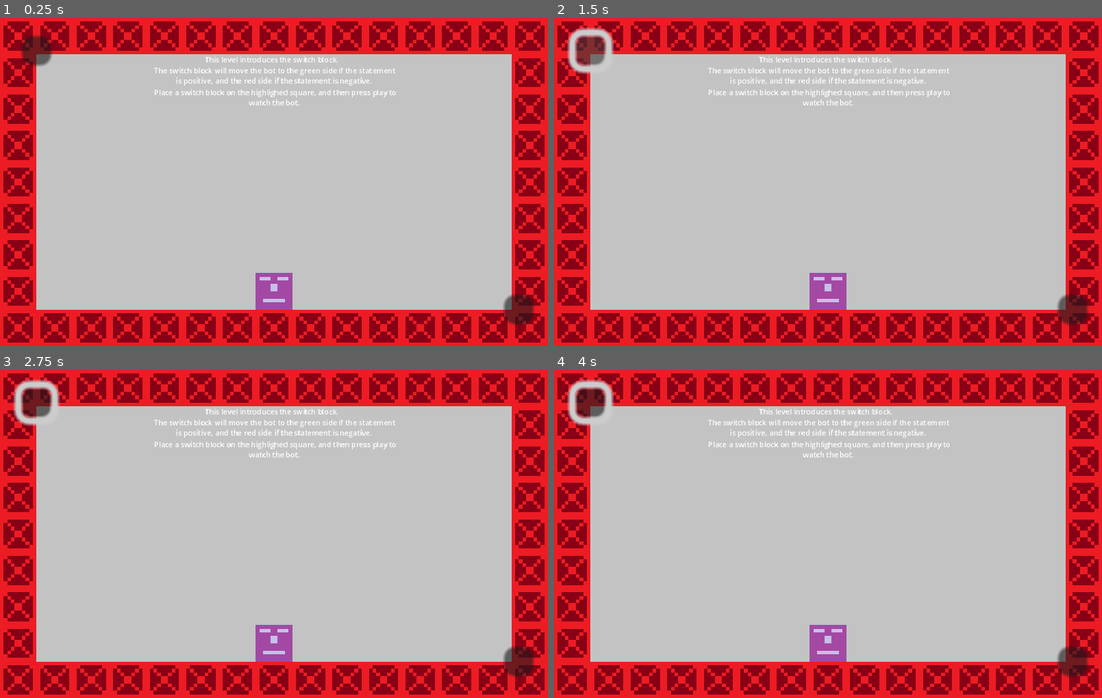
Above: before the commit, frames 1-4 (two rows, left to right).
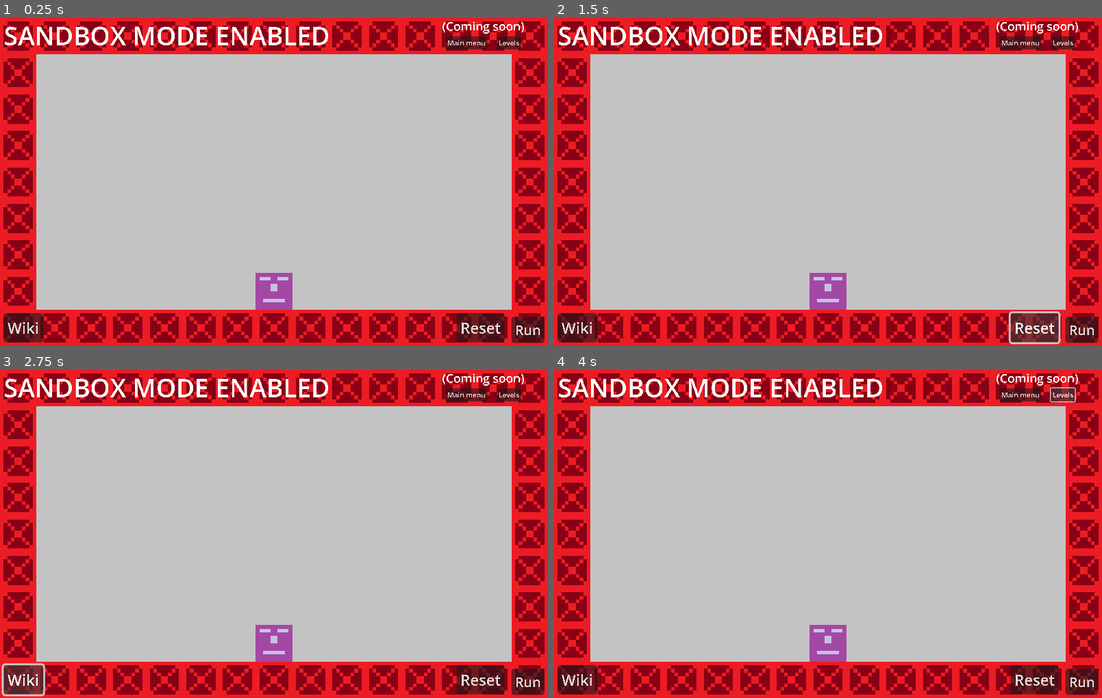
Above: after the commit, the same moments.

Repository: JamesButBetter/Code-Levelling-Games
Game: Godot game, scene res://main.tscn
Two runs of this game, one before a commit and one after it. Both use one fixed random seed, a clock stepped at 60 frames per second and the inputs below.
Inputs (mouse positions are in pixels of both pictures, inside the frame that each line leads up to; where the layout moved, square brackets give the same spot in the first picture):
- Up to frame 1 (0.25 s): no input
- Up to frame 2 (1.5 s): click (1080, 329) [1074, 309] at 0.5 s; click (1036, 326) [592, 50] at 1.25 s
- Up to frame 3 (2.75 s): click (21, 678) at 2 s, where only the run after the commit has a clickable "Wiki"
- Up to frame 4 (4 s): click (1019, 396) at 2.75 s, where only the run after the commit has a clickable "Main menu"; click (1063, 396) at 3.5 s, where only the run after the commit has a clickable "Levels"

The runs differ from the first frame. In frame 1, 5.6% of the frame differs, in the area x 0-100%, y 1-100%; in frame 2, 6.1%; in frame 3, 6.1%; in frame 4, 6.0%.

Commit message:
Stable build one
- Completely revamped movement logic
- Correct block overflow + replacedDirection()
TODO; Multiple robots; Block automated count-up

Diff:
--- a/instruction_text.gd
+++ b/instruction_text.gd
@@ -5,19 +5,7 @@
 @export var min_font_size: int = 1    # Minimum font size (can be very small)
 
 func _ready():
-	# Enable BBCode for text formatting
-	bbcode_enabled = true
-
-	# Set the text with BBCode for centering
-	text = "[center]This level introduces the switch block.
-	The switch block will move the bot to the green side if the statement is positive, and the red side if the statement is negative.
-	Place a switch block on the highlighed square, and then press play to watch the bot.[/center]"
-
-	# Enable autowrap to ensure text stays within bounds
-	autowrap_mode = TextServer.AUTOWRAP_WORD_SMART
-
-	# Call the function to scale the text to fit
-	scale_text_to_fit()
+	pass
 
 func scale_text_to_fit():
 	# Start with the maximum font size
@@ -44,5 +32,4 @@
 
 # Optional: Call this function if the label's size changes
 func _notification(what):
-	if what == NOTIFICATION_RESIZED:
-		scale_text_to_fit()
+	pass
--- a/main.tscn
+++ b/main.tscn
@@ -145,34 +145,23 @@
 	return (replacementTest < levelTilesPoint or replacementTest in levelAllowedBlocks)
 
 func updatePosition(dir) -> void:
-
+	change_tile(pos, replacedTile)
+	set_rotation_at_coords(pos, tempReplacedTileOrientation)
+	print(\"Set totation at cords\", pos, tempReplacedTileOrientation)
 	match dir:
+
 		0: # Up
-			change_tile(pos, replacedTile)
-			set_rotation_at_coords(pos, tempReplacedTileOrientation)
-			print(\"Set totation at cords\", pos, tempReplacedTileOrientation)
 			pos.y -= 1
-			replacedTile = get_tile_id_at(pos)
-			tempReplacedTileOrientation = get_rotation_at_coords(pos)
-			change_tile(pos,6)
 		1: # Right
-			change_tile(pos, replacedTile)
-			set_rotation_at_coords(pos, replacedTileOrientation)
 			pos.x += 1
-			replacedTile = get_tile_id_at(pos)#; replacedTileOrientation = get_rotation_at_coords(pos)
-			change_tile(pos,6)
 		2: # Down
-			change_tile(pos, replacedTile)
-			set_rotation_at_coords(pos, replacedTileOrientation)
 			pos.y += 1
-			replacedTile = get_tile_id_at(pos)#; replacedTileOrientation = get_rotation_at_coords(pos)
-			change_tile(pos,6)
 		3: # Left
-			change_tile(pos, replacedTile)
-			set_rotation_at_coords(pos, replacedTileOrientation)
 			pos.x -= 1
-			replacedTile = get_tile_id_at(pos)#; replacedTileOrientation = get_rotation_at_coords(pos)
-			change_tile(pos,6)
+
+	replacedTile = get_tile_id_at(pos)
+	tempReplacedTileOrientation = get_rotation_at_coords(pos)
+	change_tile(pos,6)
 	set_rotation_at_coords(pos, currDr)
 
 func _input(event: InputEvent) -> void:
@@ -306,58 +295,65 @@
 	var replacementTest = 0
 	match currDr:
 		0:
-			newPos = Vector2i(pos.x, pos.y-1); replacementTest = get_tile_id_at(newPos); replacedTileOrientation = get_rotation_at_coords(newPos)
-			if  checkCanMoveToBlock(replacementTest):
-				if await handleSpeicalBlocks(replacementTest, newPos): updatePosition(currDr)
+			newPos = Vector2i(pos.x, pos.y-1)
 		1:
-			newPos = Vector2i(pos.x+1, pos.y); replacementTest = get_tile_id_at(newPos); replacedTileOrientation = get_rotation_at_coords(newPos)
-			if  checkCanMoveToBlock(replacementTest):
-				if await handleSpeicalBlocks(replacementTest, newPos): updatePosition(currDr)
-
-
+			newPos = Vector2i(pos.x+1, pos.y)
 		2:
-
-			newPos = Vector2i(pos.x, pos.y+1); replacementTest = get_tile_id_at(newPos); replacedTileOrientation = get_rotation_at_coords(newPos)
-			if  checkCanMoveToBlock(replacementTest):
-				if await handleSpeicalBlocks(replacementTest, newPos): updatePosition(currDr)
+			newPos = Vector2i(pos.x, pos.y+1)
 		3:
-			newPos = Vector2i(pos.x-1, pos.y); replacementTest = get_tile_id_at(newPos); replacedTileOrientation = get_rotation_at_coords(newPos)
-			if  checkCanMoveToBlock(replacementTest):
-				if await handleSpeicalBlocks(replacementTest, newPos): updatePosition(currDr)
-
-func handleSpeicalBlocks(replacementTest, newPos) -> bool:
+			newPos = Vector2i(pos.x-1, pos.y)
+
+
+	replacementTest = get_tile_id_at(newPos); replacedTileOrientation = get_rotation_at_coords(newPos)
+
+	var stopBlockDirection: int = 7
+
+	if checkCanMoveToBlock(replacementTest):
+		stopBlockDirection = await handleStopBlocks(replacementTest, newPos)
+		if stopBlockDirection != 7: updatePosition(currDr)
+		currDr = await handleSpeicalBlocks(replacementTest, newPos)
+
+		if stopBlockDirection < 4: currDr = stopBlockDirection
+
+func handleStopBlocks(replacementTest, newPos) -> int:
+	var newDr: int = 7
+	match replacementTest:
+		70:
+			print(\"handling for block id:70\")
+			if tile_values[newPos] > 0: newDr = (currDr + 2) % 4
+			else: return 7
+			await update_label_at_tile(newPos, tile_values[newPos]-1)
+		_:
+			return 9
+	return newDr
+
+func handleSpeicalBlocks(replacementTest, newPos) -> int:
+	var newDr = currDr
 	if int(replacementTest) in specialBlocks:
 		match replacementTest:
-			70:
-				if tile_values[newPos] > 0: currDr = (currDr + 2) % 4
-				else: return false
-				await update_label_at_tile(newPos, tile_values[newPos]-1)
 			71:
-				print(replacedTileOrientation)
-				if replacedTileOrientation == currDr:
+				#print(replacedTileOrientation)
+				if replacedTileOrientation == newDr:
 					print(\"3\")
 					print(\"Possible failure point (block has got incorrect flag)\")
 					if tile_values.has(newPos):
-						if tile_values[newPos]:
-							currDr = (currDr + 1) % 4
-						else:
-							currDr = (currDr - 1) % 4
-					else:
-						print(\"Blcok did not have flag.\")
+						if tile_values[newPos]: newDr = (newDr + 1) % 4
+						else: newDr = (newDr + 3) % 4
+					else: print(\"Blcok did not have flag.\")
 				else: print(\"player was wrong orientation?\") # Ignore nested if statments (I know it's bad practice slide and I'll buy y'all McDonalds)
 			72:
 				#print(\"++startlisten++\")
-				#print(currDr)
-				if tile_values[newPos] > 0 : currDr = (currDr + 1) % 4;await update_label_at_tile(newPos, tile_values[newPos]-1) # Update only if one, becuase one resolves to zero.
-				else: currDr = (currDr + 3) % 4
+				#print(newDr)
+				if tile_values[newPos] > 0 : newDr = (newDr + 1) % 4;await update_label_at_tile(newPos, tile_values[newPos]-1) # Update only if one, becuase one resolves to zero.
+				else: newDr = (newDr + 3) % 4
 				if tile_values[newPos] > 0: pass # Maybe use non 0-index values here.
-				print(currDr)
-				return true
+				print(newDr)
+				#return newDr
 			73:
-				currDr = replacedTileOrientation # kms
-				print(replacedTileOrientation, currDr)
-
-	return true
+				newDr = replacedTileOrientation # kms
+				print(replacedTileOrientation, newDr)
+
+	return newDr
 
 func loadLevel(level) -> void:
 	pass
@@ -412,6 +408,10 @@
 # TODO
 # ALLOW USER TO STEP OVER BLOCKS INSDE OF WHEN(TOUCH)
 # Preview short simulation (softline?)
+
+
+func _on_button_2_pressed():
+	OS.shell_open(\"https://jamesbutbetter.github.io/Code-Levelling-Games/tutorial.html\")
 "
 
 [node name="level" type="Node2D"]
@@ -424,24 +424,65 @@
 script = ExtResource("2_him4c")
 
 [node name="RichTextLabel" type="RichTextLabel" parent="TileMap"]
-offset_left = 40.0
-offset_top = 10.0
-offset_right = 110.0
-offset_bottom = 30.0
+offset_left = 1.0
+offset_right = 207.0
+offset_bottom = 23.0
+scale = Vector2(0.434915, 0.434915)
+text = "SANDBOX MODE ENABLED"
+fit_content = true
 scroll_active = false
+autowrap_mode = 0
 script = ExtResource("3_rp448")
 
 [node name="Button" type="Button" parent="TileMap"]
-offset_left = 138.0
-offset_top = 76.0
-offset_right = 146.0
-offset_bottom = 84.0
+offset_left = 140.0
+offset_top = 82.0
+offset_right = 179.0
+offset_bottom = 113.0
+scale = Vector2(0.230171, 0.230171)
+text = "Run"
 
 [node name="resetButton" type="Button" parent="TileMap"]
-offset_left = 6.0
+offset_left = 125.0
+offset_top = 81.0
+offset_right = 176.0
+offset_bottom = 112.0
+scale = Vector2(0.257292, 0.257292)
+text = "Reset"
+
+[node name="Button2" type="Button" parent="TileMap"]
+offset_left = 1.0
+offset_top = 81.0
+offset_right = 43.0
+offset_bottom = 112.0
+scale = Vector2(0.258182, 0.258182)
+text = "Wiki"
+
+[node name="Button3" type="Button" parent="TileMap"]
+offset_left = 122.0
 offset_top = 5.0
-offset_right = 14.0
-offset_bottom = 13.0
+offset_right = 218.0
+offset_bottom = 36.0
+scale = Vector2(0.118492, 0.118492)
+text = "Main menu"
+
+[node name="Button4" type="Button" parent="TileMap"]
+offset_left = 136.0
+offset_top = 5.0
+offset_right = 192.0
+offset_bottom = 36.0
+scale = Vector2(0.117701, 0.117701)
+text = "Levels"
+
+[node name="RichTextLabel2" type="RichTextLabel" parent="TileMap"]
+offset_left = 121.0
+offset_right = 232.0
+offset_bottom = 23.0
+scale = Vector2(0.203655, 0.202319)
+text = "(Coming soon)"
+fit_content = true
+scroll_active = false
+autowrap_mode = 0
 
 [node name="optionsPanel" type="Panel" parent="."]
 visible = false
@@ -496,3 +537,4 @@
 [connection signal="button_down" from="TileMap/Button" to="." method="_on_button_button_down"]
 [connection signal="button_up" from="TileMap/Button" to="." method="_on_button_button_up"]
 [connection signal="pressed" from="TileMap/resetButton" to="." method="_on_reset_button_pressed"]
+[connection signal="pressed" from="TileMap/Button2" to="." method="_on_button_2_pressed"]
Not shown, changed: README.md
